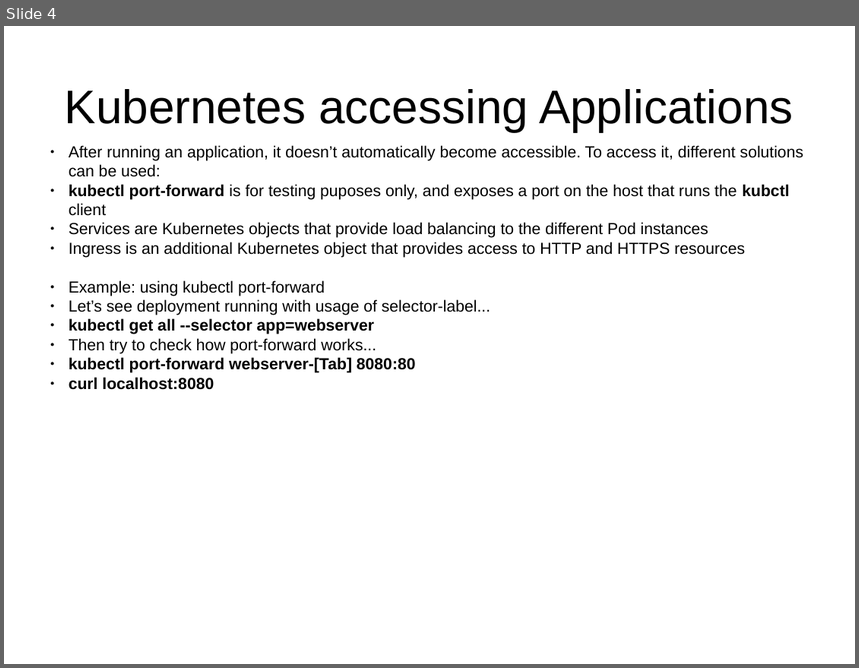
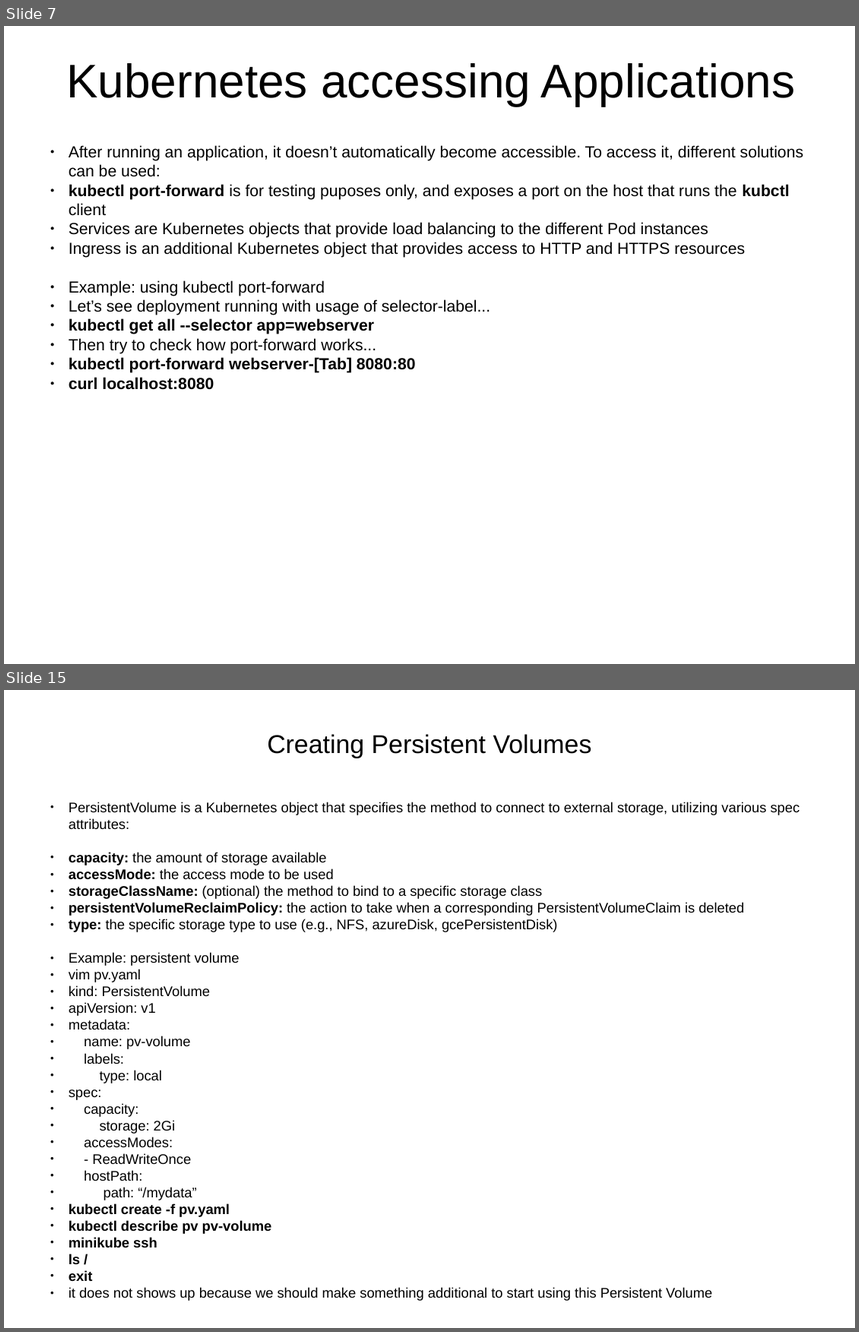
Before and after one commit to j-avdeev/DevOps, a slide deck: Lec presentations/DevOps - lec - K8S.odp. Shown one above the other, each under a label of ours: slide 4 before the commit, slides 7 and 15 after it; the slides between them are not shown. The pictures are 859x668 and 859x1332 pixels, drawn with LibreOffice and Linux fonts; fonts in the diff are those of the drawing. Boxes give left, top, right and bottom in pixels: in the first picture for what was removed or moved away, otherwise in the second. Text is boxed around its words. In the diff, an @@ line names an element or a change of style, - is before the commit and + after.

```diff
--- a/Lec presentations/DevOps - lec - K8S.odp
+++ b/Lec presentations/DevOps - lec - K8S.odp
@@ slide 15 added at (4, 690, 855, 1328), background #FFFFFF @@
@@ title added at (267, 734, 592, 758), 24 pt, text #000000 @@
+Creating Persistent Volumes
@@ text added at (69, 802, 800, 1301), 13 pt, text #000000 @@
+● PersistentVolume is a Kubernetes object that specifies the method to connect to external storage, utilizing various spec attributes:
+● capacity: the amount of storage available
+● accessMode: the access mode to be used
+● storageClassName: (optional) the method to bind to a specific storage class
+● persistentVolumeReclaimPolicy: the action to take when a corresponding PersistentVolumeClaim is deleted
+● type: the specific storage type to use (e.g., NFS, azureDisk, gcePersistentDisk)
+● Example: persistent volume
+● vim pv.yaml
+● kind: PersistentVolume
+● apiVersion: v1
+● metadata:
+● name: pv-volume
+● labels:
+● type: local
+● spec:
+● capacity:
+● storage: 2Gi
+● accessModes:
+● - ReadWriteOnce
+● hostPath:
+● path: “/mydata”
+● kubectl create -f pv.yaml
+● kubectl describe pv pv-volume
+● minikube ssh
+● ls /
+● exit
+● it does not shows up because we should make something additional to start using this Persistent Volume
@@ what was slide 4 is now slide 7 @@
@@ slide 7 changed as well @@
@@ title "Kubernetes accessing Applications": place and size @@
-title "Kubernetes accessing Applications" at (65, 89, 794, 132)
+title "Kubernetes accessing Applications" at (67, 63, 796, 107)
```
Also in this commit, not shown: 6 other slides changed, 19 other slides added, 4 other files.
